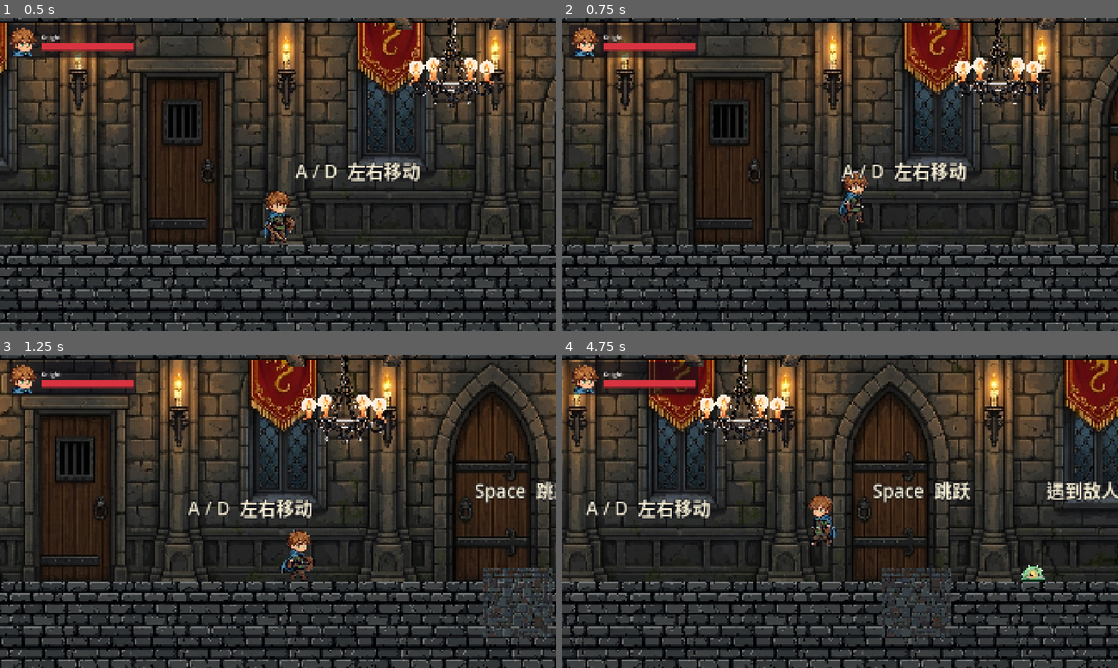
Above: before the commit, frames 1-4 (two rows, left to right).
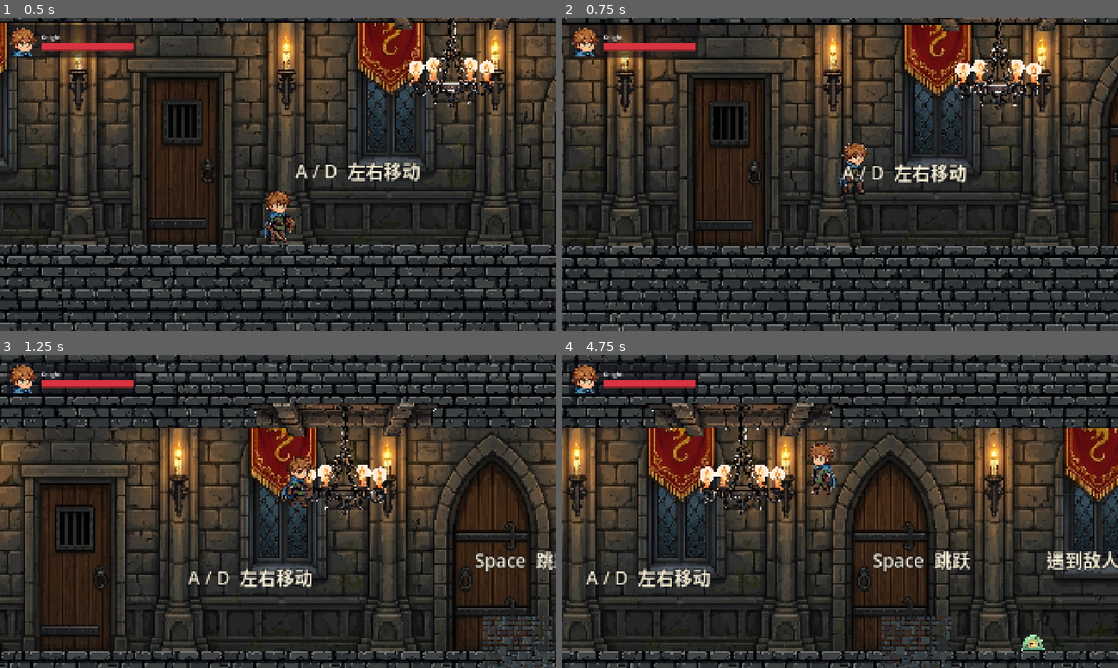
Above: after the commit, the same moments.

Repository: komeadanagito/hollowfen
Game: Godot game, scene res://scenes/tutorial_level.tscn
The game is run twice, just before and just after one commit, with the same random seed, the same clock (stepped at 60 frames per second) and the same inputs.
Inputs (mouse positions are in pixels of both pictures, inside the frame that each line leads up to):
- Up to frame 1 (0.5 s): no input
- Up to frame 2 (0.75 s): tap Enter at 0.5 s; move the mouse to (962, 158) at 0.52 s; hold D (move_right) from 0.53 s (still down); tap Space (jump) at 0.6 s
- Up to frame 3 (1.25 s): keep holding D (move_right); tap Space (jump) at 0.77, 1.07 s
- Up to frame 4 (4.75 s): move the mouse to (728, 527) at 1.27 s; tap J (attack) at 1.35, 3.6 s; tap Space (jump) at 1.52, 1.55, 1.82, 2.3, 2.85, 3.02, 3.32, 3.77, 3.8, 4.07, 4.52, 4.55 s; move the mouse to (895, 442) at 2.02 s; release D (move_right) at 2.03 s; hold A (move_left) 2.03-2.78 s; hold Tab (switch_character) 2.03-2.78 s; move the mouse to (812, 574) at 2.77 s; hold D (move_right) 2.78-4.28 s; move the mouse to (1006, 558) at 3.52 s; move the mouse to (673, 464) at 4.27 s; hold A (move_left) from 4.28 s (still down); tap Tab (switch_character) at 4.35 s

Frame 1 is identical in both runs. In frame 2, 21% of the frame differs, in the area x 0-100%, y 0-100%; in frame 3, 60%; in frame 4, 63%.

Commit message:
fix: restore good jump feel; only knight double-jump clears the pit
Reverts the halved jump (felt awful). Base jump back to -1075 (knight feels
good again). Archer jump -700 (shorter than its speed implies) + pit widened
to 480px so neither character's single jump clears it (incl. coyote-time
edge jumps), while the knight's double jump clears with a comfortable margin.

Verified by input-driven sim: knight single x2469 (fail), knight double
x2859 (clear), archer single x2519 (fail).

Co-Authored-By: Claude Opus 4.8 <noreply@anthropic.com>

Diff:
--- a/scenes/characters/archer.tscn
+++ b/scenes/characters/archer.tscn
@@ -216,7 +216,7 @@
 collision_layer = 2
 script = ExtResource("1_5rr7p")
 move_speed = 650.0
-jump_velocity = -425.0
+jump_velocity = -700.0
 
 [node name="Sprite" type="AnimatedSprite2D" parent="." unique_id=1325363496]
 texture_filter = 1
--- a/scenes/tutorial_level.tscn
+++ b/scenes/tutorial_level.tscn
@@ -30,25 +30,25 @@
 [ext_resource type="Script" path="res://scripts/ui/hud.gd" id="28_41vox"]
 
 [sub_resource type="RectangleShape2D" id="RectangleShape2D_v4no4"]
-size = Vector2(2650, 400)
+size = Vector2(2600, 400)
 
 [sub_resource type="RectangleShape2D" id="RectangleShape2D_jy485"]
-size = Vector2(5100, 400)
+size = Vector2(4920, 400)
 
 [sub_resource type="RectangleShape2D" id="RectangleShape2D_qxil5"]
 size = Vector2(160, 160)
 
 [sub_resource type="RectangleShape2D" id="RectangleShape2D_5gad0"]
-size = Vector2(250, 360)
+size = Vector2(480, 360)
 
 [sub_resource type="SystemFont" id="SystemFont_dmp2i"]
 font_names = PackedStringArray("Chalkduster", "Hiragino Sans GB", "PingFang SC", "Heiti SC")
 
-[node name="TutorialLevel" type="Node2D" unique_id=50256418 node_paths=PackedStringArray("party_manager")]
+[node name="TutorialLevel" type="Node2D" unique_id=420359085 node_paths=PackedStringArray("party_manager")]
 script = ExtResource("1_r0rxt")
 party_manager = NodePath("PartyManager")
 
-[node name="Background" type="Sprite2D" parent="." unique_id=1839837160]
+[node name="Background" type="Sprite2D" parent="." unique_id=1870211498]
 z_index = -100
 texture_filter = 1
 texture_repeat = 2
@@ -58,7 +58,7 @@
 region_enabled = true
 region_rect = Rect2(0, 0, 8000, 1120)
 
-[node name="Ceiling" type="Sprite2D" parent="." unique_id=595653932]
+[node name="Ceiling" type="Sprite2D" parent="." unique_id=313345931]
 z_index = -40
 texture_filter = 1
 texture_repeat = 2
@@ -69,72 +69,72 @@
 region_enabled = true
 region_rect = Rect2(0, 0, 4000, 115)
 
-[node name="Chandelier_600" type="Sprite2D" parent="." unique_id=525620562]
+[node name="Chandelier_600" type="Sprite2D" parent="." unique_id=2117792030]
 z_index = -38
 texture_filter = 1
 position = Vector2(600, 360)
 texture = ExtResource("4_tjoum")
 
-[node name="Chandelier_2400" type="Sprite2D" parent="." unique_id=1438737512]
+[node name="Chandelier_2400" type="Sprite2D" parent="." unique_id=1479257343]
 z_index = -38
 texture_filter = 1
 position = Vector2(2400, 360)
 texture = ExtResource("4_tjoum")
 
-[node name="Chandelier_4200" type="Sprite2D" parent="." unique_id=1805133279]
+[node name="Chandelier_4200" type="Sprite2D" parent="." unique_id=1760189780]
 z_index = -38
 texture_filter = 1
 position = Vector2(4200, 360)
 texture = ExtResource("4_tjoum")
 
-[node name="Chandelier_6000" type="Sprite2D" parent="." unique_id=474249002]
+[node name="Chandelier_6000" type="Sprite2D" parent="." unique_id=1658935909]
 z_index = -38
 texture_filter = 1
 position = Vector2(6000, 360)
 texture = ExtResource("4_tjoum")
 
-[node name="PH_Terrain_GroundL" type="StaticBody2D" parent="." unique_id=81185292]
-editor_description = "[物料] 类别=地形 | 贴图=res://assets/floor_stone.png | 备注=左侧地面 -500~2150"
-position = Vector2(825, 1000)
-
-[node name="CollisionShape2D" type="CollisionShape2D" parent="PH_Terrain_GroundL" unique_id=2144837094]
+[node name="PH_Terrain_GroundL" type="StaticBody2D" parent="." unique_id=1538861820]
+editor_description = "[物料] 类别=地形 | 贴图=res://assets/floor_stone.png | 备注=左侧地面 -500~2100"
+position = Vector2(800, 1000)
+
+[node name="CollisionShape2D" type="CollisionShape2D" parent="PH_Terrain_GroundL" unique_id=225420392]
 shape = SubResource("RectangleShape2D_v4no4")
 
-[node name="Sprite" type="Sprite2D" parent="PH_Terrain_GroundL" unique_id=1721054170]
-texture_filter = 1
-texture_repeat = 2
-position = Vector2(-1325, -200)
+[node name="Sprite" type="Sprite2D" parent="PH_Terrain_GroundL" unique_id=1752634147]
+texture_filter = 1
+texture_repeat = 2
+position = Vector2(-1300, -200)
 scale = Vector2(2, 2)
 texture = ExtResource("5_a6d6p")
 centered = false
 region_enabled = true
-region_rect = Rect2(0, 0, 1325, 200)
-
-[node name="PH_Terrain_GroundR" type="StaticBody2D" parent="." unique_id=1478084854]
-editor_description = "[物料] 类别=地形 | 贴图=res://assets/floor_stone.png | 备注=右侧地面 2400~7500"
-position = Vector2(4950, 1000)
-
-[node name="CollisionShape2D" type="CollisionShape2D" parent="PH_Terrain_GroundR" unique_id=1925356357]
+region_rect = Rect2(0, 0, 1300, 200)
+
+[node name="PH_Terrain_GroundR" type="StaticBody2D" parent="." unique_id=797514858]
+editor_description = "[物料] 类别=地形 | 贴图=res://assets/floor_stone.png | 备注=右侧地面 2580~7500"
+position = Vector2(5040, 1000)
+
+[node name="CollisionShape2D" type="CollisionShape2D" parent="PH_Terrain_GroundR" unique_id=578171115]
 shape = SubResource("RectangleShape2D_jy485")
 
-[node name="Sprite" type="Sprite2D" parent="PH_Terrain_GroundR" unique_id=633935661]
-texture_filter = 1
-texture_repeat = 2
-position = Vector2(-2550, -200)
+[node name="Sprite" type="Sprite2D" parent="PH_Terrain_GroundR" unique_id=41009344]
+texture_filter = 1
+texture_repeat = 2
+position = Vector2(-2460, -200)
 scale = Vector2(2, 2)
 texture = ExtResource("5_a6d6p")
 centered = false
 region_enabled = true
-region_rect = Rect2(0, 0, 2550, 200)
-
-[node name="PH_Terrain_JumpBlock" type="StaticBody2D" parent="." unique_id=687720913]
-editor_description = "[物料] 类别=地形 | 贴图=res://assets/stone_block.png | 备注=跳跃教学(矮台阶)"
-position = Vector2(1000, 850)
-
-[node name="CollisionShape2D" type="CollisionShape2D" parent="PH_Terrain_JumpBlock" unique_id=1580359264]
+region_rect = Rect2(0, 0, 2460, 200)
+
+[node name="PH_Terrain_JumpBlock" type="StaticBody2D" parent="." unique_id=1397262137]
+editor_description = "[物料] 类别=地形 | 贴图=res://assets/stone_block.png | 备注=跳跃教学"
+position = Vector2(1000, 800)
+
+[node name="CollisionShape2D" type="CollisionShape2D" parent="PH_Terrain_JumpBlock" unique_id=2011919389]
 shape = SubResource("RectangleShape2D_qxil5")
 
-[node name="Sprite" type="Sprite2D" parent="PH_Terrain_JumpBlock" unique_id=1879321280]
+[node name="Sprite" type="Sprite2D" parent="PH_Terrain_JumpBlock" unique_id=884625889]
 texture_filter = 1
 texture_repeat = 2
 position = Vector2(-80, -80)
@@ -143,18 +143,18 @@
 region_enabled = true
 region_rect = Rect2(0, 0, 160, 160)
 
-[node name="DeathZone" type="Area2D" parent="." unique_id=1865355201]
-position = Vector2(2275, 1080)
+[node name="DeathZone" type="Area2D" parent="." unique_id=325390201]
+position = Vector2(2340, 1080)
 collision_layer = 0
 collision_mask = 2
 
-[node name="CollisionShape2D" type="CollisionShape2D" parent="DeathZone" unique_id=877989622]
+[node name="CollisionShape2D" type="CollisionShape2D" parent="DeathZone" unique_id=1824778510]
 shape = SubResource("RectangleShape2D_5gad0")
 
-[node name="SpawnPoint" type="Marker2D" parent="." unique_id=1836754205]
+[node name="SpawnPoint" type="Marker2D" parent="." unique_id=2046788183]
 position = Vector2(200, 740)
 
-[node name="PartyManager" type="Node2D" parent="." unique_id=1971902564]
+[node name="PartyManager" type="Node2D" parent="." unique_id=1847612546]
 script = ExtResource("7_08yhi")
 
 [node name="Knight" type="CharacterBody2D" parent="PartyManager" unique_id=672221398 instance=ExtResource("8_b2nau")]
@@ -169,7 +169,7 @@
 collision_layer = 2
 script = ExtResource("11_e7h5a")
 move_speed = 650.0
-jump_velocity = -425.0
+jump_velocity = -700.0
 
 [node name="Enemy1" type="CharacterBody2D" parent="." unique_id=1824015117 instance=ExtResource("12_0dl17")]
 position = Vector2(1500, 700)
@@ -186,12 +186,12 @@
 collision_layer = 4
 script = ExtResource("17_5vxda")
 
-[node name="Enemy4" type="CharacterBody2D" parent="." unique_id=1856507844 instance=ExtResource("12_0dl17")]
+[node name="Enemy4" type="CharacterBody2D" parent="." unique_id=1355973221 instance=ExtResource("12_0dl17")]
 position = Vector2(6000, 700)
 collision_layer = 4
 script = ExtResource("13_bqfht")
 
-[node name="Enemy5" type="CharacterBody2D" parent="." unique_id=377383288 instance=ExtResource("16_sfsd2")]
+[node name="Enemy5" type="CharacterBody2D" parent="." unique_id=1113497382 instance=ExtResource("16_sfsd2")]
 position = Vector2(6400, 700)
 collision_layer = 4
 script = ExtResource("17_5vxda")
@@ -218,7 +218,7 @@
 collision_mask = 0
 script = ExtResource("23_ccthf")
 
-[node name="Switch_B" type="Area2D" parent="." unique_id=1493671449 instance=ExtResource("20_5hj4c")]
+[node name="Switch_B" type="Area2D" parent="." unique_id=135948766 instance=ExtResource("20_5hj4c")]
 position = Vector2(4450, 420)
 scale = Vector2(2, 2)
 collision_layer = 128
@@ -226,7 +226,7 @@
 monitoring = false
 script = ExtResource("21_1da40")
 
-[node name="Door_B" type="StaticBody2D" parent="." unique_id=124185319 instance=ExtResource("22_cyy35")]
+[node name="Door_B" type="StaticBody2D" parent="." unique_id=1210231563 instance=ExtResource("22_cyy35")]
 position = Vector2(4500, 700)
 scale = Vector2(2, 3)
 collision_mask = 0
@@ -238,7 +238,7 @@
 collision_mask = 2
 script = ExtResource("25_imrb0")
 
-[node name="Camera" type="Camera2D" parent="." unique_id=436799100 node_paths=PackedStringArray("party_manager")]
+[node name="Camera" type="Camera2D" parent="." unique_id=1597373213 node_paths=PackedStringArray("party_manager")]
 position = Vector2(200, 740)
 zoom = Vector2(1.5, 1.5)
 limit_left = -500
@@ -252,7 +252,7 @@
 script = ExtResource("28_41vox")
 party_manager = NodePath("../PartyManager")
 
-[node name="L_Move" type="Label" parent="." unique_id=1937768072]
+[node name="L_Move" type="Label" parent="." unique_id=925925796]
 z_index = 10
 offset_left = 240.0
 offset_top = 600.0
@@ -266,7 +266,7 @@
 theme_override_constants/outline_size = 10
 text = "A / D  左右移动"
 
-[node name="L_Jump" type="Label" parent="." unique_id=84580096]
+[node name="L_Jump" type="Label" parent="." unique_id=2107748286]
 z_index = 10
 offset_left = 900.0
 offset_top = 560.0
@@ -280,7 +280,7 @@
 theme_override_constants/outline_size = 10
 text = "Space  跳跃"
 
-[node name="L_Attack" type="Label" parent="." unique_id=1309111928]
+[node name="L_Attack" type="Label" parent="." unique_id=1641137520]
 z_index = 10
 offset_left = 1300.0
 offset_top = 560.0
@@ -294,7 +294,7 @@
 theme_override_constants/outline_size = 10
 text = "遇到敌人 — 鼠标攻击"
 
-[node name="L_Pit" type="Label" parent="." unique_id=707700948]
+[node name="L_Pit" type="Label" parent="." unique_id=114369331]
 z_index = 10
 offset_left = 2000.0
 offset_top = 540.0
@@ -308,7 +308,7 @@
 theme_override_constants/outline_size = 10
 text = "深坑！只有剑士二段跳能过"
 
-[node name="L_Ally" type="Label" parent="." unique_id=710864266]
+[node name="L_Ally" type="Label" parent="." unique_id=1190892701]
 z_index = 10
 offset_left = 2470.0
 offset_top = 430.0
@@ -322,7 +322,7 @@
 theme_override_constants/outline_size = 10
 text = "遇到伙伴，Tab 替换角色"
 
-[node name="L_Switch" type="Label" parent="." unique_id=720206348]
+[node name="L_Switch" type="Label" parent="." unique_id=1265073069]
 z_index = 10
 offset_left = 3020.0
 offset_top = 520.0
@@ -336,7 +336,7 @@
 theme_override_constants/outline_size = 10
 text = "鼠标瞄准射箭"
 
-[node name="L_Shoot" type="Label" parent="." unique_id=1444148154]
+[node name="L_Shoot" type="Label" parent="." unique_id=327398679]
 z_index = 10
 offset_left = 3120.0
 offset_top = 380.0
@@ -351,7 +351,7 @@
 text = "墙挡路！射高处的开关
 墙会下降"
 
-[node name="L_Shoot2" type="Label" parent="." unique_id=1133284001]
+[node name="L_Shoot2" type="Label" parent="." unique_id=1647405938]
 z_index = 10
 offset_left = 4120.0
 offset_top = 340.0
@@ -366,7 +366,7 @@
 text = "又一道墙
 打更高处的开关"
 
-[node name="L_Goblin" type="Label" parent="." unique_id=142221641]
+[node name="L_Goblin" type="Label" parent="." unique_id=98263566]
 z_index = 10
 offset_left = 4780.0
 offset_top = 540.0
@@ -380,7 +380,7 @@
 theme_override_constants/outline_size = 10
 text = "小心：哥布林弓箭手"
 
-[node name="L_Exit" type="Label" parent="." unique_id=1447398740]
+[node name="L_Exit" type="Label" parent="." unique_id=1096716676]
 z_index = 10
 offset_left = 6650.0
 offset_top = 560.0
--- a/scripts/characters/character_base.gd
+++ b/scripts/characters/character_base.gd
@@ -7,7 +7,7 @@
 @export var move_speed: float = 550.0
 @export var acceleration: float = 4500.0
 @export var friction: float = 5000.0
-@export var jump_velocity: float = -540.0
+@export var jump_velocity: float = -1075.0
 @export var gravity: float = 3000.0
 @export var air_jumps: int = 0          # 额外空中跳跃次数（0=单跳，1=二段跳）
 @export_group("Feel")
